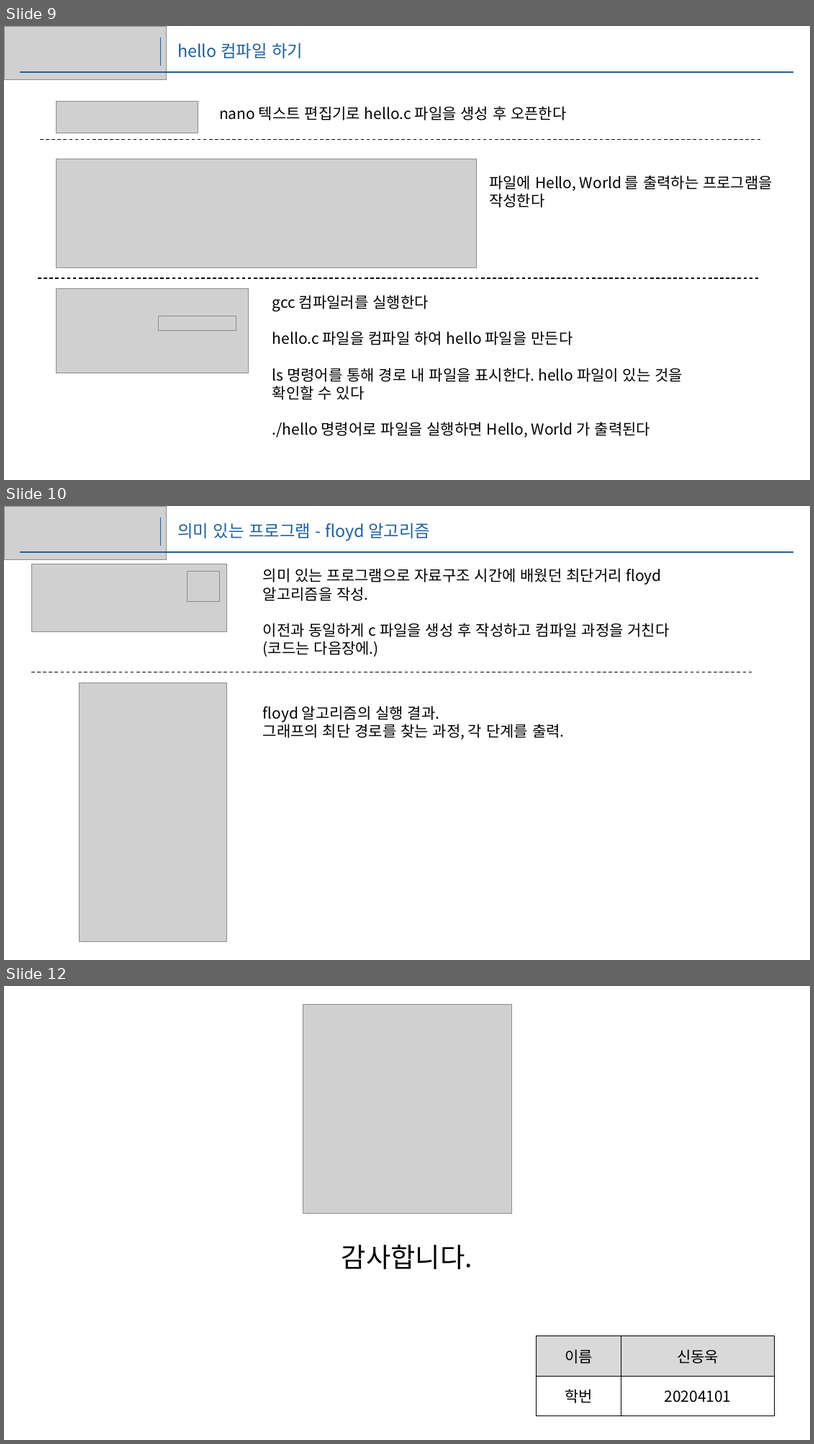
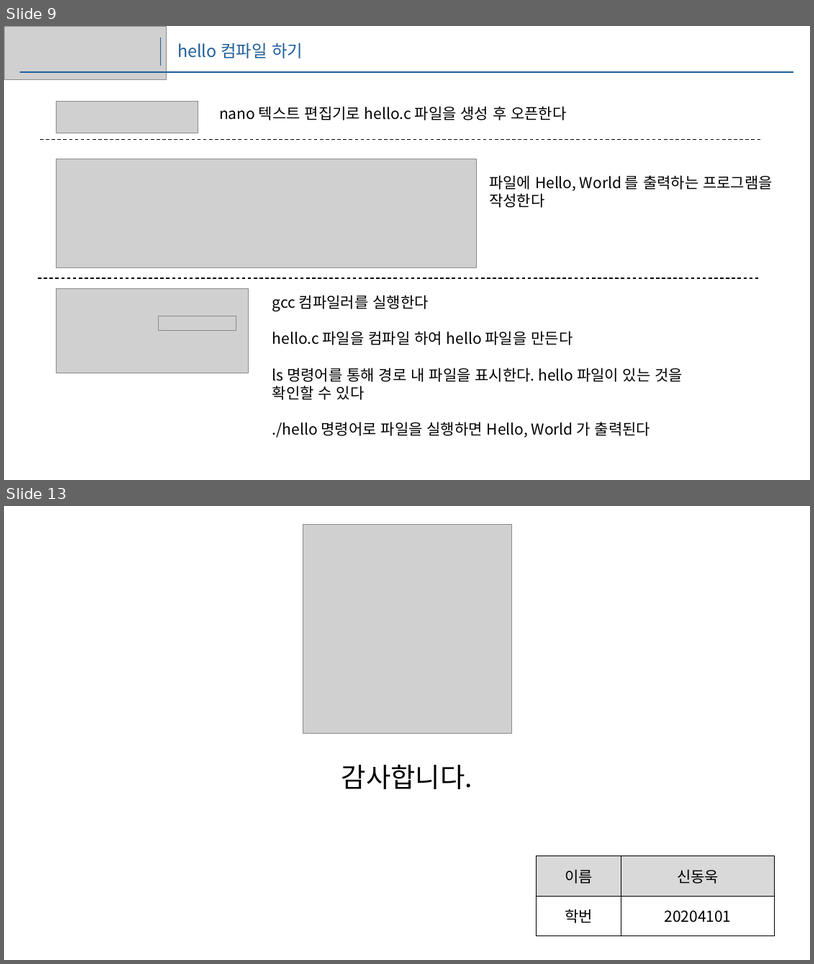
Before and after one commit to DongUk-Shin/3rd1sem, a slide deck: 운영체제/1w/1주.pptx. Shown one above the other, each under a label of ours: slides 9, 10 and 12 before the commit, slides 9 and 13 after it; the slides between them are not shown. The pictures are 814x1444 and 814x964 pixels, drawn with LibreOffice and Linux fonts; fonts in the diff are those of the drawing; grey boxes stand for pictures. Boxes give left, top, right and bottom in pixels: in the first picture for what was removed or moved away, otherwise in the second. Text is boxed around its words. In the diff, an @@ line names an element or a change of style, - is before the commit and + after.

```diff
--- a/운영체제/1w/1주.pptx
+++ b/운영체제/1w/1주.pptx
@@ slide 10 removed at [4,506,810,960], background #FFFFFF @@
@@ picture removed at [4,506,166,560] @@
@@ line removed from (161, 518) to (161, 546) @@
@@ text removed at [178,523,430,541] @@
-의미 있는 프로그램 - floyd 알고리즘
@@ line removed from (21, 552) to (794, 552) @@
@@ picture removed at [31,564,226,632] @@
@@ text removed at [263,568,670,656] @@
-의미 있는 프로그램으로 자료구조 시간에 배웠던 최단거리 floyd
-알고리즘을 작성.
-이전과 동일하게 c 파일을 생성 후 작성하고 컴파일 과정을 거친다
-(코드는 다음장에.)
@@ picture removed at [188,572,220,602] @@
@@ line removed from (31, 672) to (755, 672) @@
@@ picture removed at [79,682,226,942] @@
@@ text removed at [263,705,564,739] @@
-floyd 알고리즘의 실행 결과.
-그래프의 최단 경로를 찾는 과정, 각 단계를 출력.
@@ what was slide 12 is now slide 13 @@
```
Also in this commit, not shown: 2 slides changed, 3 slides added, 1 other slide removed, 2 other files.
